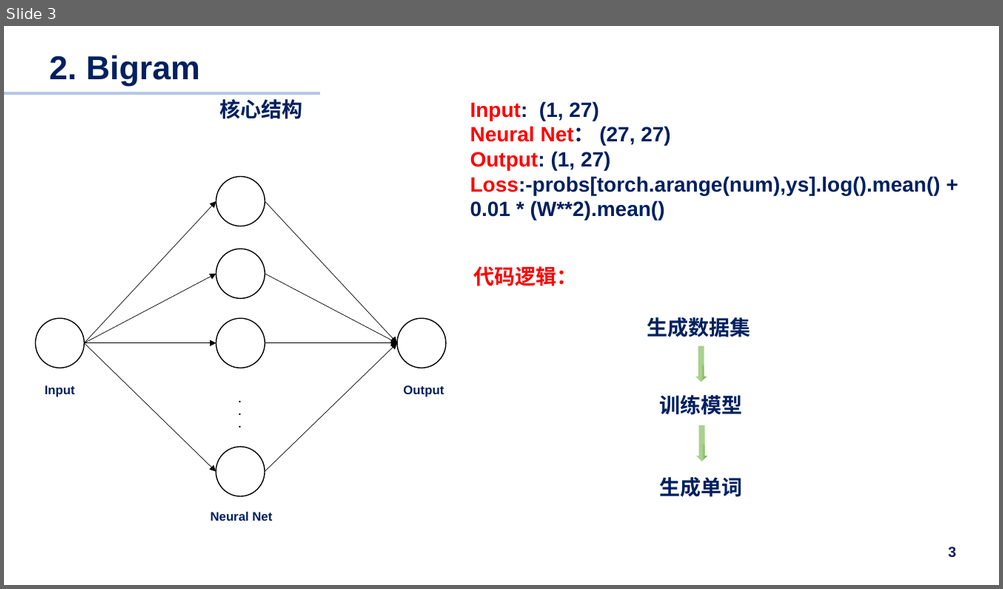
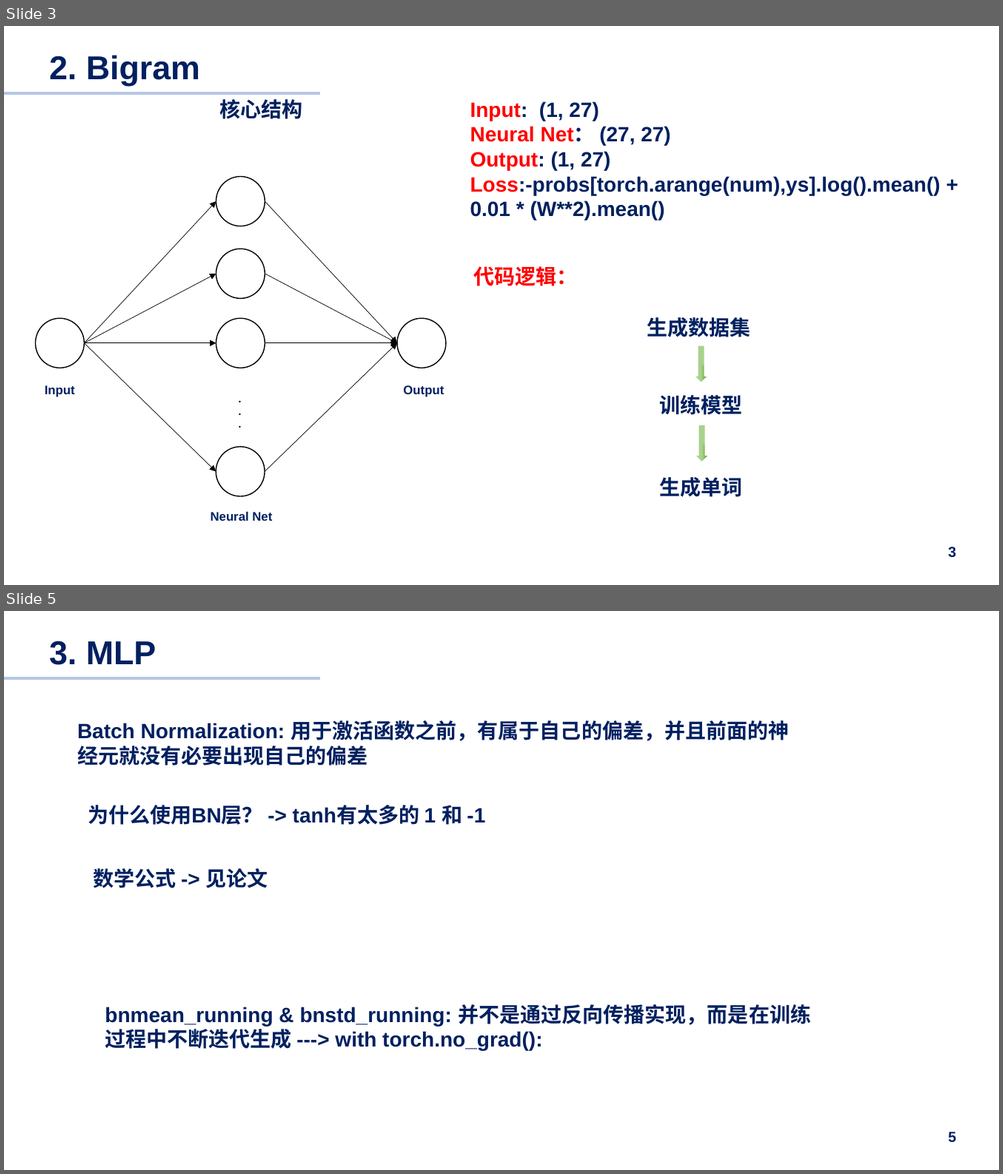
Before and after one commit to pilipala5/Neural-Network-from-zero-to-hero, a slide deck: Summary.pptx. Shown one above the other, each under a label of ours: slide 3 before the commit, slides 3 and 5 after it; the slides between them are not shown. The pictures are 1003x589 and 1003x1174 pixels, drawn with LibreOffice and Linux fonts; fonts in the diff are those of the drawing. Boxes give left, top, right and bottom in pixels: in the first picture for what was removed or moved away, otherwise in the second. Text is boxed around its words. In the diff, an @@ line names an element or a change of style, - is before the commit and + after.

```diff
--- a/Summary.pptx
+++ b/Summary.pptx
@@ slide 5 added at [4,611,999,1170], background #FFFFFF @@
@@ text added at [42,641,254,665], 32 pt, text #FFFFFF, bold @@
+  1.1染研究意义
@@ title added at [49,641,156,665], 32 pt, text #002060, bold @@
+3. MLP
@@ line added from (4, 678) to (320, 678), #B4C7E7 2.5 pt @@
@@ text added at [77,721,788,766], 20 pt, text #002060, bold @@
+Batch Normalization: 用于激活函数之前，有属于自己的偏差，并且前面的神经元就没有必要出现自己的偏差
@@ text added at [88,805,485,825], 20 pt, text #002060, bold @@
+为什么使用BN层？ -> tanh有太多的 1 和 -1
@@ text added at [94,869,268,889], 20 pt, text #002060, bold @@
+数学公式 -> 见论文
@@ text added at [105,1005,811,1051], 20 pt, text #002060, bold @@
+bnmean_running & bnstd_running: 并不是通过反向传播实现，而是在训练过程中不断迭代生成 ---> with torch.no_grad():
@@ page number added at [948,1132,956,1143], 14 pt, text #002060, bold @@
+5
```
Also in this commit, not shown: 1 other slide added, 2 other files.
